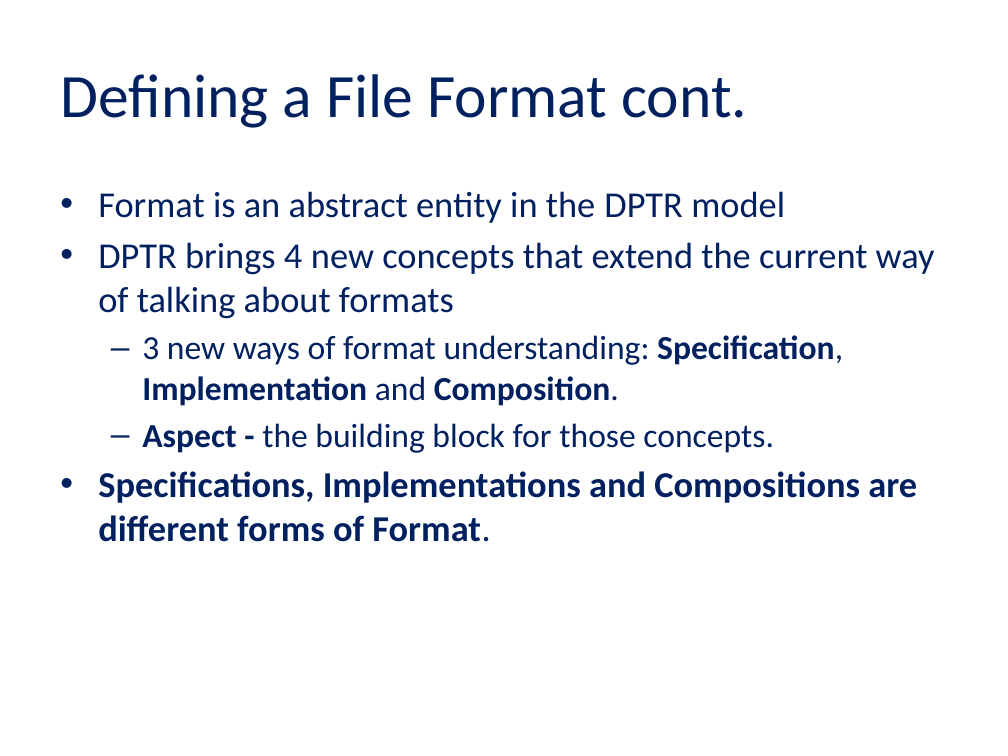
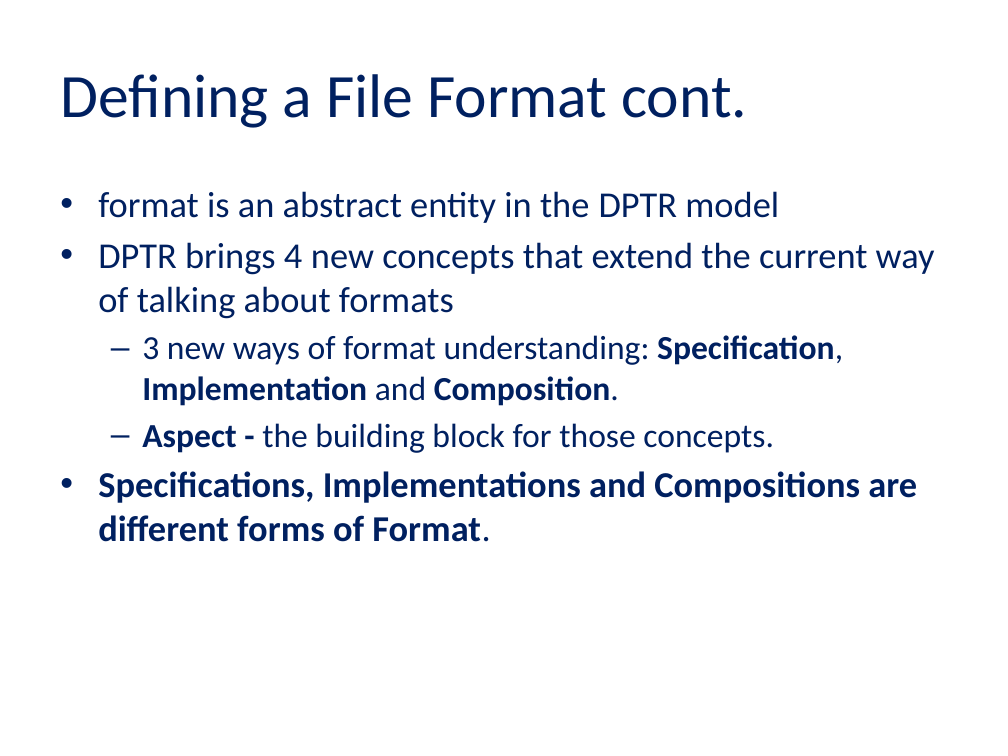
Before and after one commit to jaygattuso/iPres2014-format-workshop, a slide deck: slide 4 of Slides/Session 2 iPRES_Jan_Hutar_workshop.pptx. Drawn at 1008x756 pixels with LibreOffice and Linux fonts; fonts in the diff are those of the drawing; background and template pictures are left out. Boxes give left, top, right and bottom in pixels: in the first picture for what was removed or moved away, otherwise in the second. Text is boxed around its words. In the diff, an @@ line names an element or a change of style, - is before the commit and + after.

```diff
--- a/Slides/Session 2 iPRES_Jan_Hutar_workshop.pptx
+++ b/Slides/Session 2 iPRES_Jan_Hutar_workshop.pptx
@@ text at (98,191,779,223): text changed @@
-• Format is an abstract entity in the DPTR model
+• format is an abstract entity in the DPTR model
```
Also in this commit, not shown: 12 other slides changed, 2 other files.
